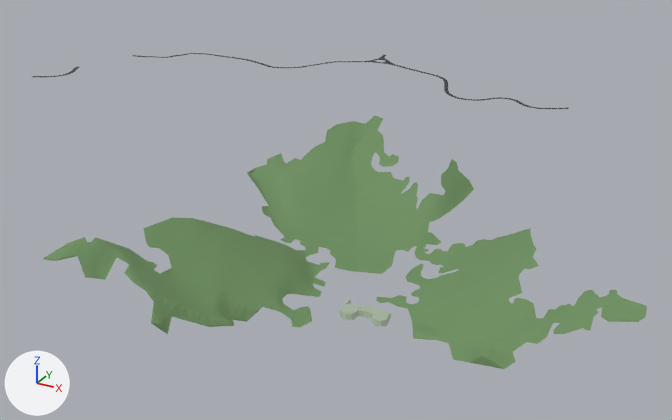
Two versions of the glTF model public/tiles/tile_3_5.glb, one commit apart.
The view is the same before and after, from a camera (50 mm lens) standing at (-3547.0, 3083.0, 683.0) and looking at (-4244.0, 4349.0, 50.0). Lighting does not change. The marker at lower left points along +X, +Y and +Z. The picture after the commit comes second. Where no turn or scale is listed for an object, it has been applied to the vertices.

Objects in the first picture: 'bld_3_5', 'grn_3_5', 'road_3_5'.
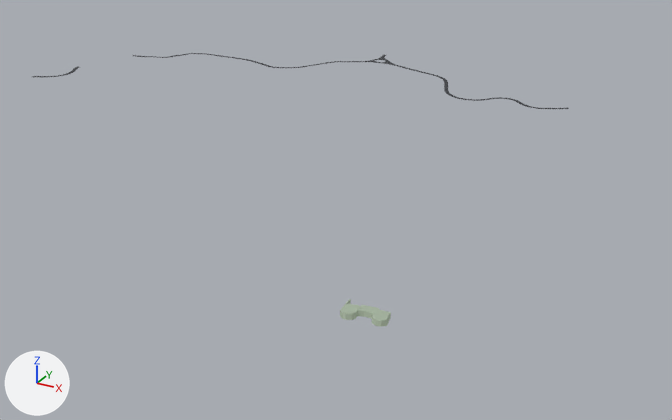
Pixel boxes [x1, y1, x2, y2] of what changed, in the pictures (672 x 420 px):
'grn_3_5', deleted (green)
    before: [43, 116, 647, 369]

The change, as a diff of the scene's bpy script:
```diff
--- a/public/tiles/tile_3_5.glb.py
+++ b/public/tiles/tile_3_5.glb.py
@@ ob_grn_3_5 @@
-ob_grn_3_5 = bpy.data.objects.new('grn_3_5', me_grn_3_5)
-ob_grn_3_5.location = (-4073.0, 4268.0, 68.0)
```
